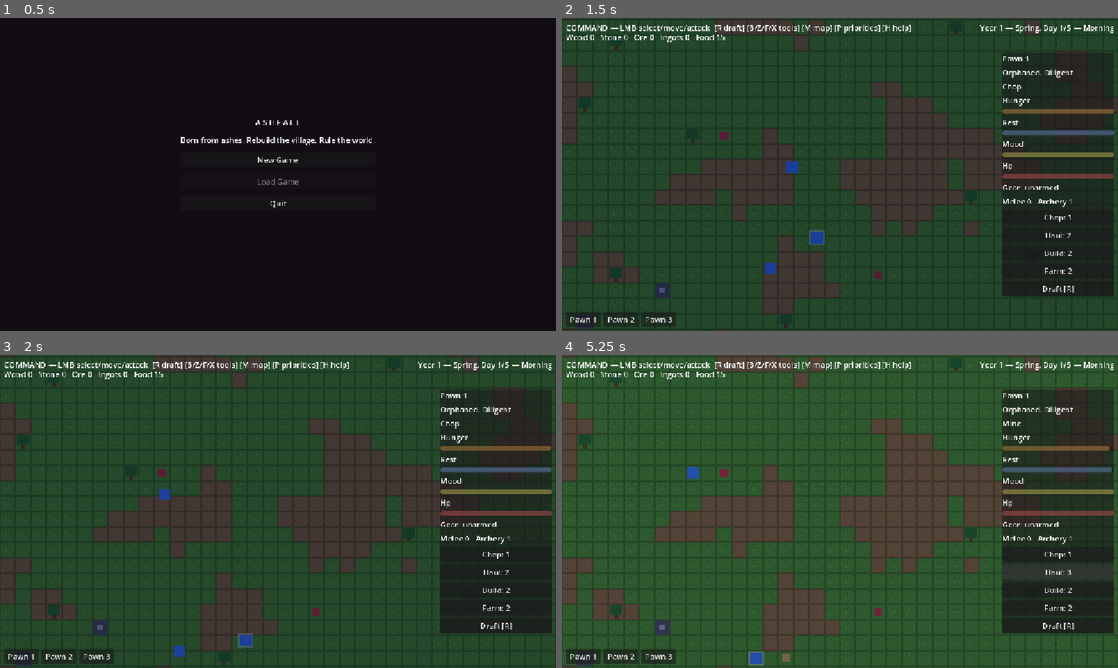
Above: before the commit, frames 1-4 (two rows, left to right).
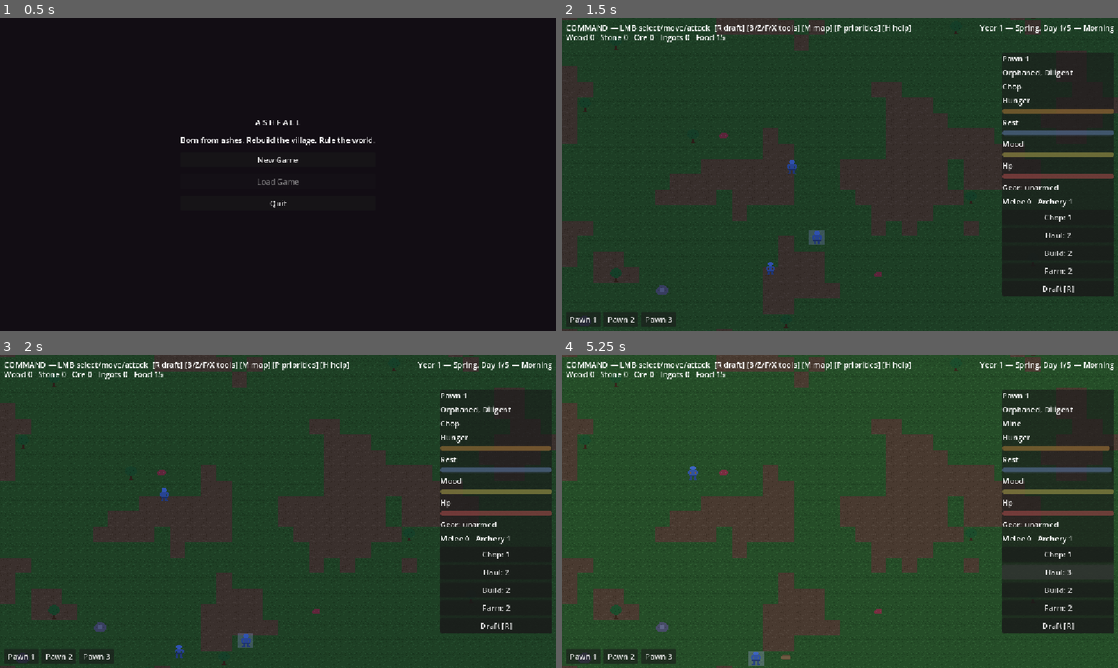
Above: after the commit, the same moments.

Repository: PakkaponBon/gameproject
Game: Godot game, scene res://scenes/main_menu.tscn
Same seed, same stepped clock (60 frames per second), same inputs: the game is played once before the commit and once after it.
Inputs:
- Up to frame 1 (0.5 s): no input
- Up to frame 2 (1.5 s): click "New Game" at 0.5 s; click "Continue" at 1.25 s
- Up to frame 3 (2 s): no input
- Up to frame 4 (5.25 s): click "Chop: 1" at 2 s; click "Chop: 2" at 2.75 s; click "Chop: 3" at 3.5 s; click "Chop: off" at 4.25 s; click "Haul: 2" at 5 s

Frame 1 is identical in both runs. In frame 2, 1.1% of the frame differs, in the area x 1-100%, y 2-100%; in frame 3, 1.1%; in frame 4, 1.2%, in the area x 0-100%, y 1-100%.

Commit message:
Visual pass: procedural pixel sprites + textured tiles (placeholder-tier)
- sprites.png: person/tree/rock/plant/item icons/gem/grave, tinted by role
  and data colors via modulate (still Phase 10-replaceable placeholders)
- Tiles v2: borderless textured grass/dirt, brick walls, plank gates,
  proper bed/barn, ember forge, crenellated watchtower
- Entities use Sprite2D; crops grow by scale; bosses bigger + darker

Co-Authored-By: Claude Fable 5 <noreply@anthropic.com>

Diff:
--- a/scenes/ally.tscn
+++ b/scenes/ally.tscn
@@ -1,14 +1,13 @@
 [gd_scene format=3 uid="uid://cp8f4k1naw3v"]
 
 [ext_resource type="Script" uid="uid://dq6w2h8t4n1c" path="res://scripts/ally.gd" id="1_ally"]
+[ext_resource type="Texture2D" uid="uid://bs7k4w2naf1c" path="res://assets/sprites.png" id="2_sprites"]
 
 [node name="Ally" type="Node2D"]
 script = ExtResource("1_ally")
 
-[node name="Body" type="ColorRect" parent="."]
-offset_left = -6.0
-offset_top = -6.0
-offset_right = 6.0
-offset_bottom = 6.0
-mouse_filter = 2
-color = Color(0.25, 0.65, 0.4, 1)
+[node name="Body" type="Sprite2D" parent="."]
+texture = ExtResource("2_sprites")
+region_enabled = true
+region_rect = Rect2(0, 0, 16, 16)
+modulate = Color(0.35, 0.8, 0.5, 1)
--- a/scenes/crop.tscn
+++ b/scenes/crop.tscn
@@ -1,14 +1,13 @@
 [gd_scene format=3 uid="uid://bf4t7c2xam6h"]
 
 [ext_resource type="Script" uid="uid://dq8n3k6v1s5j" path="res://scripts/crop.gd" id="1_crop"]
+[ext_resource type="Texture2D" uid="uid://bs7k4w2naf1c" path="res://assets/sprites.png" id="2_sprites"]
 
 [node name="Crop" type="Node2D"]
 script = ExtResource("1_crop")
 
-[node name="Body" type="ColorRect" parent="."]
-offset_left = -2.0
-offset_top = -2.0
-offset_right = 2.0
-offset_bottom = 2.0
-mouse_filter = 2
-color = Color(0.85, 0.75, 0.45, 1)
+[node name="Body" type="Sprite2D" parent="."]
+texture = ExtResource("2_sprites")
+region_enabled = true
+region_rect = Rect2(48, 0, 16, 16)
+scale = Vector2(0.25, 0.25)
--- a/scenes/food_item.tscn
+++ b/scenes/food_item.tscn
@@ -1,14 +1,12 @@
 [gd_scene format=3 uid="uid://cr5h8v3n6d1t"]
 
 [ext_resource type="Script" uid="uid://bt7m4k9q2j5w" path="res://scripts/food_item.gd" id="1_food"]
+[ext_resource type="Texture2D" uid="uid://bs7k4w2naf1c" path="res://assets/sprites.png" id="2_sprites"]
 
 [node name="FoodItem" type="Node2D"]
 script = ExtResource("1_food")
 
-[node name="Body" type="ColorRect" parent="."]
-offset_left = -4.0
-offset_top = -4.0
-offset_right = 4.0
-offset_bottom = 4.0
-mouse_filter = 2
-color = Color(0.752941, 0.219608, 0.278431, 1)
+[node name="Body" type="Sprite2D" parent="."]
+texture = ExtResource("2_sprites")
+region_enabled = true
+region_rect = Rect2(176, 0, 16, 16)
--- a/scenes/grave.tscn
+++ b/scenes/grave.tscn
@@ -1,22 +1,12 @@
 [gd_scene format=3 uid="uid://cuaf3j7m2v5h"]
 
 [ext_resource type="Script" uid="uid://bq6d1w4n8k2r" path="res://scripts/grave.gd" id="1_grave"]
+[ext_resource type="Texture2D" uid="uid://bs7k4w2naf1c" path="res://assets/sprites.png" id="2_sprites"]
 
 [node name="Grave" type="Node2D"]
 script = ExtResource("1_grave")
 
-[node name="Mound" type="ColorRect" parent="."]
-offset_left = -5.0
-offset_top = -1.0
-offset_right = 5.0
-offset_bottom = 6.0
-mouse_filter = 2
-color = Color(0.32, 0.27, 0.22, 1)
-
-[node name="Stone" type="ColorRect" parent="."]
-offset_left = -3.0
-offset_top = -7.0
-offset_right = 3.0
-offset_bottom = -1.0
-mouse_filter = 2
-color = Color(0.45, 0.45, 0.5, 1)
+[node name="Body" type="Sprite2D" parent="."]
+texture = ExtResource("2_sprites")
+region_enabled = true
+region_rect = Rect2(208, 0, 16, 16)
--- a/scenes/merchant.tscn
+++ b/scenes/merchant.tscn
@@ -1,22 +1,13 @@
 [gd_scene format=3 uid="uid://bd8k4r2m7v1c"]
 
 [ext_resource type="Script" uid="uid://cq3w7f1n5t8d" path="res://scripts/merchant.gd" id="1_merchant"]
+[ext_resource type="Texture2D" uid="uid://bs7k4w2naf1c" path="res://assets/sprites.png" id="2_sprites"]
 
 [node name="Merchant" type="Node2D"]
 script = ExtResource("1_merchant")
 
-[node name="Body" type="ColorRect" parent="."]
-offset_left = -6.0
-offset_top = -6.0
-offset_right = 6.0
-offset_bottom = 6.0
-mouse_filter = 2
-color = Color(0.85, 0.7, 0.25, 1)
-
-[node name="Pack" type="ColorRect" parent="."]
-offset_left = -3.0
-offset_top = -9.0
-offset_right = 3.0
-offset_bottom = -5.0
-mouse_filter = 2
-color = Color(0.5, 0.3, 0.15, 1)
+[node name="Body" type="Sprite2D" parent="."]
+texture = ExtResource("2_sprites")
+region_enabled = true
+region_rect = Rect2(0, 0, 16, 16)
+modulate = Color(0.95, 0.8, 0.35, 1)
--- a/scenes/ore_node.tscn
+++ b/scenes/ore_node.tscn
@@ -1,22 +1,20 @@
 [gd_scene format=3 uid="uid://cp4m8r1v6t2j"]
 
 [ext_resource type="Script" uid="uid://dk2h6w3c9f5t" path="res://scripts/ore_node.gd" id="1_ore"]
+[ext_resource type="Texture2D" uid="uid://bs7k4w2naf1c" path="res://assets/sprites.png" id="2_sprites"]
 
 [node name="OreNode" type="Node2D"]
 script = ExtResource("1_ore")
 
-[node name="Body" type="ColorRect" parent="."]
-offset_left = -8.0
-offset_top = -8.0
-offset_right = 8.0
-offset_bottom = 8.0
-mouse_filter = 2
-color = Color(0.33, 0.33, 0.36, 1)
+[node name="Body" type="Sprite2D" parent="."]
+texture = ExtResource("2_sprites")
+region_enabled = true
+region_rect = Rect2(32, 0, 16, 16)
 
 [node name="Fleck" type="ColorRect" parent="."]
-offset_left = -3.0
-offset_top = -3.0
-offset_right = 3.0
-offset_bottom = 3.0
+offset_left = -2.0
+offset_top = -2.0
+offset_right = 2.0
+offset_bottom = 2.0
 mouse_filter = 2
 color = Color(0.62, 0.62, 0.66, 1)
--- a/scenes/pawn.tscn
+++ b/scenes/pawn.tscn
@@ -6,6 +6,7 @@
 [ext_resource type="Script" uid="uid://bh9s4x7p1n5d" path="res://scripts/pawn_work.gd" id="4_work"]
 [ext_resource type="Script" uid="uid://bj5w8n2f6t3q" path="res://scripts/pawn_survival.gd" id="5_survival"]
 [ext_resource type="Script" uid="uid://bf8c3n6t1w9q" path="res://scripts/pawn_skills.gd" id="6_skills"]
+[ext_resource type="Texture2D" uid="uid://bs7k4w2naf1c" path="res://assets/sprites.png" id="7_sprites"]
 
 [node name="Pawn" type="Node2D"]
 script = ExtResource("1_pawn")
@@ -34,10 +35,8 @@
 mouse_filter = 2
 color = Color(1, 1, 1, 0.35)
 
-[node name="Body" type="ColorRect" parent="."]
-offset_left = -6.0
-offset_top = -6.0
-offset_right = 6.0
-offset_bottom = 6.0
-mouse_filter = 2
-color = Color(0.231373, 0.482353, 0.831373, 1)
+[node name="Body" type="Sprite2D" parent="."]
+texture = ExtResource("7_sprites")
+region_enabled = true
+region_rect = Rect2(0, 0, 16, 16)
+modulate = Color(0.4, 0.62, 0.95, 1)
--- a/scenes/raider.tscn
+++ b/scenes/raider.tscn
@@ -1,14 +1,13 @@
 [gd_scene format=3 uid="uid://bw8j4q7d2m5v"]
 
 [ext_resource type="Script" uid="uid://dp5k1t8w3n6c" path="res://scripts/raider.gd" id="1_raider"]
+[ext_resource type="Texture2D" uid="uid://bs7k4w2naf1c" path="res://assets/sprites.png" id="2_sprites"]
 
 [node name="Raider" type="Node2D"]
 script = ExtResource("1_raider")
 
-[node name="Body" type="ColorRect" parent="."]
-offset_left = -6.0
-offset_top = -6.0
-offset_right = 6.0
-offset_bottom = 6.0
-mouse_filter = 2
-color = Color(0.556863, 0.137255, 0.137255, 1)
+[node name="Body" type="Sprite2D" parent="."]
+texture = ExtResource("2_sprites")
+region_enabled = true
+region_rect = Rect2(0, 0, 16, 16)
+modulate = Color(0.55, 0.22, 0.2, 1)
--- a/scenes/resource_item.tscn
+++ b/scenes/resource_item.tscn
@@ -1,14 +1,12 @@
 [gd_scene format=3 uid="uid://bv7q2d5s8w1m"]
 
 [ext_resource type="Script" uid="uid://cm5t1x9j4h7d" path="res://scripts/resource_item.gd" id="1_res"]
+[ext_resource type="Texture2D" uid="uid://bs7k4w2naf1c" path="res://assets/sprites.png" id="2_sprites"]
 
 [node name="ResourceItem" type="Node2D"]
 script = ExtResource("1_res")
 
-[node name="Body" type="ColorRect" parent="."]
-offset_left = -4.0
-offset_top = -4.0
-offset_right = 4.0
-offset_bottom = 4.0
-mouse_filter = 2
-color = Color(0.784314, 0.607843, 0.352941, 1)
+[node name="Body" type="Sprite2D" parent="."]
+texture = ExtResource("2_sprites")
+region_enabled = true
+region_rect = Rect2(64, 0, 16, 16)
--- a/scenes/tree_entity.tscn
+++ b/scenes/tree_entity.tscn
@@ -1,22 +1,12 @@
 [gd_scene format=3 uid="uid://ck3t8b5x1m6v"]
 
 [ext_resource type="Script" uid="uid://dn7w2q9f4j1h" path="res://scripts/tree_entity.gd" id="1_tree"]
+[ext_resource type="Texture2D" uid="uid://bs7k4w2naf1c" path="res://assets/sprites.png" id="2_sprites"]
 
 [node name="TreeEntity" type="Node2D"]
 script = ExtResource("1_tree")
 
-[node name="Canopy" type="ColorRect" parent="."]
-offset_left = -6.0
-offset_top = -7.0
-offset_right = 6.0
-offset_bottom = 3.0
-mouse_filter = 2
-color = Color(0.164706, 0.431373, 0.211765, 1)
-
-[node name="Trunk" type="ColorRect" parent="."]
-offset_left = -2.0
-offset_top = 3.0
-offset_right = 2.0
-offset_bottom = 7.0
-mouse_filter = 2
-color = Color(0.407843, 0.286275, 0.176471, 1)
+[node name="Body" type="Sprite2D" parent="."]
+texture = ExtResource("2_sprites")
+region_enabled = true
+region_rect = Rect2(16, 0, 16, 16)
--- a/scripts/crop.gd
+++ b/scripts/crop.gd
@@ -8,8 +8,8 @@
 const RESOURCE_SCENE := preload("res://scenes/resource_item.tscn")
 const SPILL: Array[Vector2i] = [Vector2i.ZERO, Vector2i.UP, Vector2i.DOWN, Vector2i.LEFT, Vector2i.RIGHT]
 const HARVEST_TICKS := 15
-const SPROUT_SIZE := 3.0
-const MATURE_SIZE := 12.0
+const SPROUT_SCALE := 0.25
+const MATURE_SCALE := 1.0
 
 var crop_id := "potato"  # set before add_child
 var cell: Vector2i
@@ -17,7 +17,7 @@
 var grow_ticks_total := 1
 var harvest_job: Job = null
 
-@onready var body: ColorRect = $Body
+@onready var body: Sprite2D = $Body
 
 func _ready() -> void:
 	add_to_group("crops")
@@ -25,7 +25,7 @@
 	position = WorldGrid.cell_to_world(cell)
 	var def := CropDefs.get_def(crop_id)
 	grow_ticks_total = maxi(1, int(float(def.grow_days) * GameClock.TICKS_PER_DAY))
-	body.color = def.color
+	body.modulate = def.color  # plant sprite is drawn light
 	_update_visual()
 	GameClock.ticked.connect(_on_tick)
 
@@ -93,8 +93,4 @@
 
 func _update_visual() -> void:
 	var t := minf(float(growth_ticks) / float(grow_ticks_total), 1.0)
-	var s := lerpf(SPROUT_SIZE, MATURE_SIZE, t)
-	body.offset_left = -s / 2.0
-	body.offset_top = -s / 2.0
-	body.offset_right = s / 2.0
-	body.offset_bottom = s / 2.0
+	body.scale = Vector2.ONE * lerpf(SPROUT_SCALE, MATURE_SCALE, t)
--- a/scripts/ore_node.gd
+++ b/scripts/ore_node.gd
@@ -12,7 +12,7 @@
 var cell: Vector2i
 var job: Job
 
-@onready var body: ColorRect = $Body
+@onready var body: Sprite2D = $Body
 @onready var fleck: ColorRect = $Fleck
 
 func _ready() -> void:
@@ -20,7 +20,7 @@
 	cell = WorldGrid.world_to_cell(position)
 	position = WorldGrid.cell_to_world(cell)
 	var def := ResourceDefs.get_def(resource_id)
-	body.color = def.node_color
+	body.modulate = def.node_color * 1.6  # rock sprite is drawn light
 	fleck.color = def.color
 	WorldGrid.set_obstacle(cell, true)
 	job = Job.new()
--- a/scripts/pawn.gd
+++ b/scripts/pawn.gd
@@ -11,9 +11,9 @@
 ## How fast the sprite eases toward its logical cell (rendering only).
 const LERP_WEIGHT := 12.0
 const DIRS: Array[Vector2i] = [Vector2i.UP, Vector2i.DOWN, Vector2i.LEFT, Vector2i.RIGHT]
-const BODY_COLOR := Color(0.231373, 0.482353, 0.831373)
-const SLEEP_COLOR := Color(0.14, 0.29, 0.5)
-const COLLAPSE_COLOR := Color(0.55, 0.65, 0.85)
+const BODY_COLOR := Color(0.4, 0.62, 0.95)
+const SLEEP_COLOR := Color(0.22, 0.32, 0.5)
+const COLLAPSE_COLOR := Color(0.65, 0.72, 0.9)
 const COLLAPSE_HP_DRAIN := 0.2  # per tick: ~50s from full HP to death
 
 var cell: Vector2i
@@ -29,7 +29,7 @@
 var work_priorities := {Job.Type.CHOP: 1, Job.Type.HAUL: 1, Job.Type.BUILD: 1, Job.Type.PLANT: 1}
 var traits: Array = []  # trait ids from TraitDefs
 
-@onready var body: ColorRect = $Body
+@onready var body: Sprite2D = $Body
 @onready var selection_ring: ColorRect = $SelectionRing
 @onready var needs: PawnNeeds = $Needs
 @onready var combat: PawnCombat = $Combat
@@ -71,7 +71,7 @@
 
 func set_sleep_visual(on: bool) -> void:
 	if not dead:
-		body.color = SLEEP_COLOR if on else BODY_COLOR
+		body.modulate = SLEEP_COLOR if on else BODY_COLOR
 
 func cycle_priority(type: Job.Type) -> void:
 	# 1 -> 2 -> 3 -> 0 (off) -> 1
@@ -96,7 +96,7 @@
 	feed_job = null
 	needs.hunger = 50.0
 	body.rotation_degrees = 0.0
-	body.color = BODY_COLOR
+	body.modulate = BODY_COLOR
 	stats_changed.emit()
 
 ## Human-readable "what am I doing" for the villager panel.
@@ -261,9 +261,8 @@
 	JobManager.add_job(feed_job)
 
 func _apply_collapse_visuals() -> void:
-	body.color = COLLAPSE_COLOR
-	body.pivot_offset = body.size / 2.0
-	body.rotation_degrees = 90.0
+	body.modulate = COLLAPSE_COLOR
+	body.rotation_degrees = 90.0  # Sprite2D rotates around its center
 
 ## Death: release everything, tell the colony, and fade — Main replaces
 ## us with a grave (no lingering corpse; tone rule).
--- a/scripts/raider.gd
+++ b/scripts/raider.gd
@@ -28,12 +28,9 @@
 	if is_boss:
 		hp = 90.0
 		attack_damage = 12.0
-		var body: ColorRect = $Body
-		body.color = Color(0.35, 0.08, 0.08)
-		body.offset_left = -7.0
-		body.offset_top = -7.0
-		body.offset_right = 7.0
-		body.offset_bottom = 7.0
+		var body: Sprite2D = $Body
+		body.modulate = Color(0.4, 0.1, 0.1)
+		body.scale = Vector2(1.3, 1.3)
 	GameClock.ticked.connect(_on_tick)
 
 func take_damage(amount: float) -> void:
--- a/scripts/resource_defs.gd
+++ b/scripts/resource_defs.gd
@@ -3,20 +3,22 @@
 ## Resource catalog — data over code. Adding a resource = adding an entry.
 ## node_color/node_yield only apply to resources that come from ore nodes.
 
+## sprite = cell index in assets/sprites.png (item sprites are drawn
+## light and tinted by color at runtime).
 const DEFS := {
-	"wood": {"name": "Wood", "color": Color(0.784314, 0.607843, 0.352941)},
-	"stone": {"name": "Stone", "color": Color(0.62, 0.62, 0.66),
+	"wood": {"name": "Wood", "color": Color(0.784314, 0.607843, 0.352941), "sprite": 4},
+	"stone": {"name": "Stone", "color": Color(0.62, 0.62, 0.66), "sprite": 5,
 			"node_color": Color(0.33, 0.33, 0.36), "node_yield": 3},
-	"iron_ore": {"name": "Iron Ore", "color": Color(0.72, 0.5, 0.38),
+	"iron_ore": {"name": "Iron Ore", "color": Color(0.72, 0.5, 0.38), "sprite": 5,
 			"node_color": Color(0.37, 0.29, 0.23), "node_yield": 2},
-	"iron_ingot": {"name": "Iron Ingot", "color": Color(0.76, 0.76, 0.82)},
-	"sword": {"name": "Sword", "color": Color(0.8, 0.82, 0.88)},
-	"bow": {"name": "Bow", "color": Color(0.6, 0.45, 0.3)},
-	"arrow": {"name": "Arrows", "color": Color(0.85, 0.85, 0.7), "shots": 5},
-	"herb": {"name": "Herb", "color": Color(0.35, 0.8, 0.6), "medicine": 25.0},
-	"relic_fireball": {"name": "Fireball Relic", "color": Color(0.9, 0.45, 0.2), "relic": true},
-	"relic_heal": {"name": "Healing Relic", "color": Color(0.4, 0.85, 0.5), "relic": true},
-	"relic_barrier": {"name": "Barrier Relic", "color": Color(0.5, 0.55, 0.95), "relic": true},
+	"iron_ingot": {"name": "Iron Ingot", "color": Color(0.76, 0.76, 0.82), "sprite": 6},
+	"sword": {"name": "Sword", "color": Color(0.85, 0.87, 0.95), "sprite": 7},
+	"bow": {"name": "Bow", "color": Color(0.75, 0.6, 0.4), "sprite": 8},
+	"arrow": {"name": "Arrows", "color": Color(0.9, 0.9, 0.78), "sprite": 9, "shots": 5},
+	"herb": {"name": "Herb", "color": Color(0.35, 0.8, 0.6), "sprite": 10, "medicine": 25.0},
+	"relic_fireball": {"name": "Fireball Relic", "color": Color(0.95, 0.5, 0.25), "sprite": 12, "relic": true},
+	"relic_heal": {"name": "Healing Relic", "color": Color(0.45, 0.9, 0.55), "sprite": 12, "relic": true},
+	"relic_barrier": {"name": "Barrier Relic", "color": Color(0.55, 0.6, 1.0), "sprite": 12, "relic": true},
 }
 
 static func get_def(id: String) -> Dictionary:
--- a/scripts/resource_item.gd
+++ b/scripts/resource_item.gd
@@ -12,11 +12,13 @@
 
 var _home: Node = null  # container to return to after being carried
 
-@onready var body: ColorRect = $Body
+@onready var body: Sprite2D = $Body
 
 func _ready() -> void:
 	add_to_group("resources")
-	body.color = ResourceDefs.get_def(resource_id).color
+	var def := ResourceDefs.get_def(resource_id)
+	body.region_rect = Rect2(int(def.sprite) * 16, 0, 16, 16)
+	body.modulate = def.color
 	_home = get_parent()
 	cell = WorldGrid.world_to_cell(position)
 	position = WorldGrid.cell_to_world(cell)
Binary file added: assets/sprites.png
Not shown, added: assets/sprites.png.import
Binary file changed: assets/tiles.png
